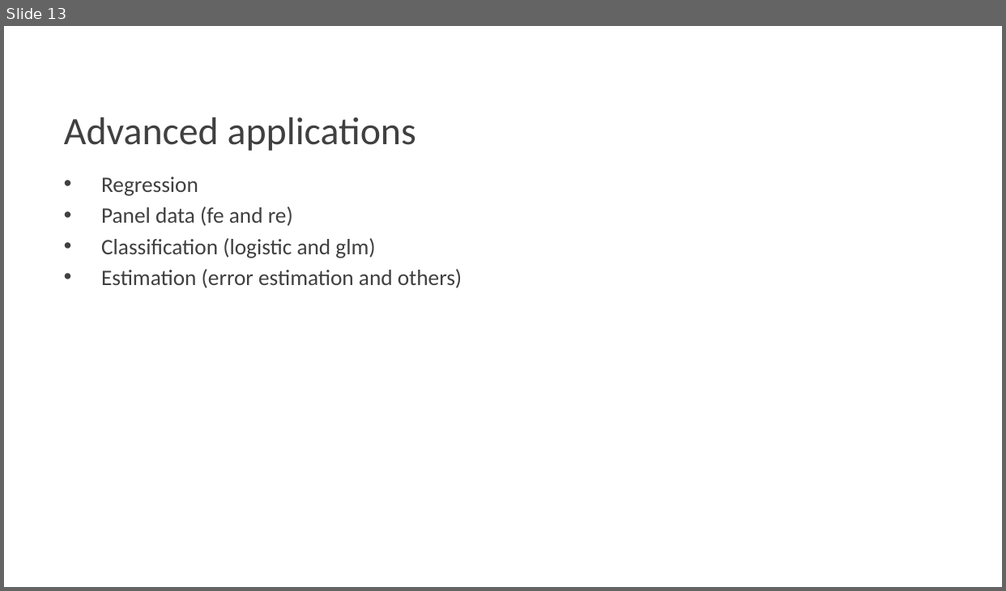
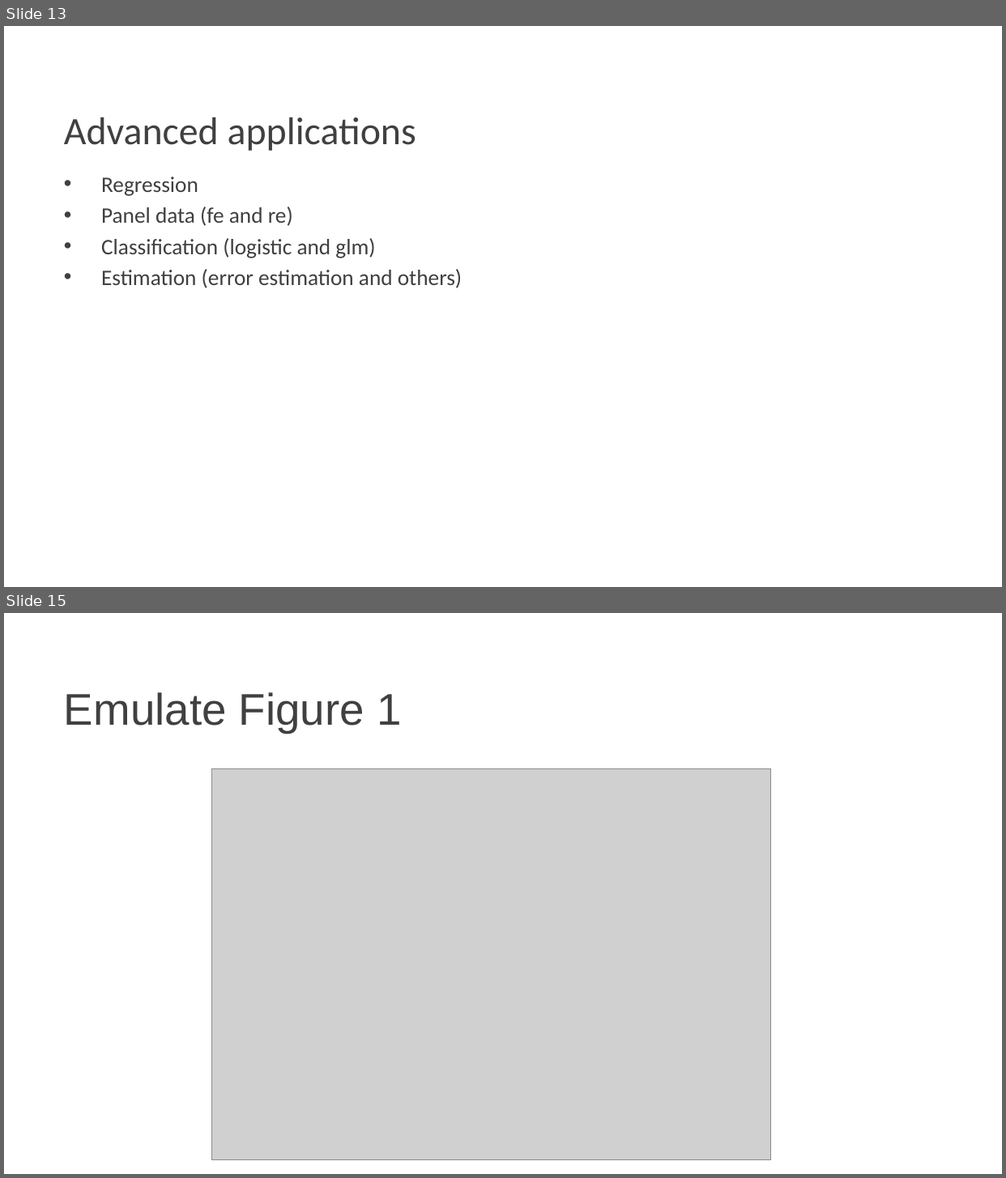
Before and after one commit to alf10087/stata_workshop, a slide deck: Stata Workshop 09-09.pptx. Shown one above the other, each under a label of ours: slide 13 before the commit, slides 13 and 15 after it; the slides between them are not shown. The pictures are 1006x591 and 1006x1178 pixels, drawn with LibreOffice and Linux fonts; fonts in the diff are those of the drawing; grey boxes stand for pictures; background and template pictures are left out. Boxes give left, top, right and bottom in pixels: in the first picture for what was removed or moved away, otherwise in the second. Text is boxed around its words. In the diff, an @@ line names an element or a change of style, - is before the commit and + after.

```diff
--- a/Stata Workshop 09-09.pptx
+++ b/Stata Workshop 09-09.pptx
@@ slide 15 added at (4,613,1002,1174), background picture (left out) @@
@@ title added at (64,692,401,733), 32 pt, text #404040 @@
+Emulate Figure 1
@@ picture added at (211,769,770,1160) @@
```
Also in this commit, not shown: 4 slides changed, 3 other slides added, 1 slide removed.
